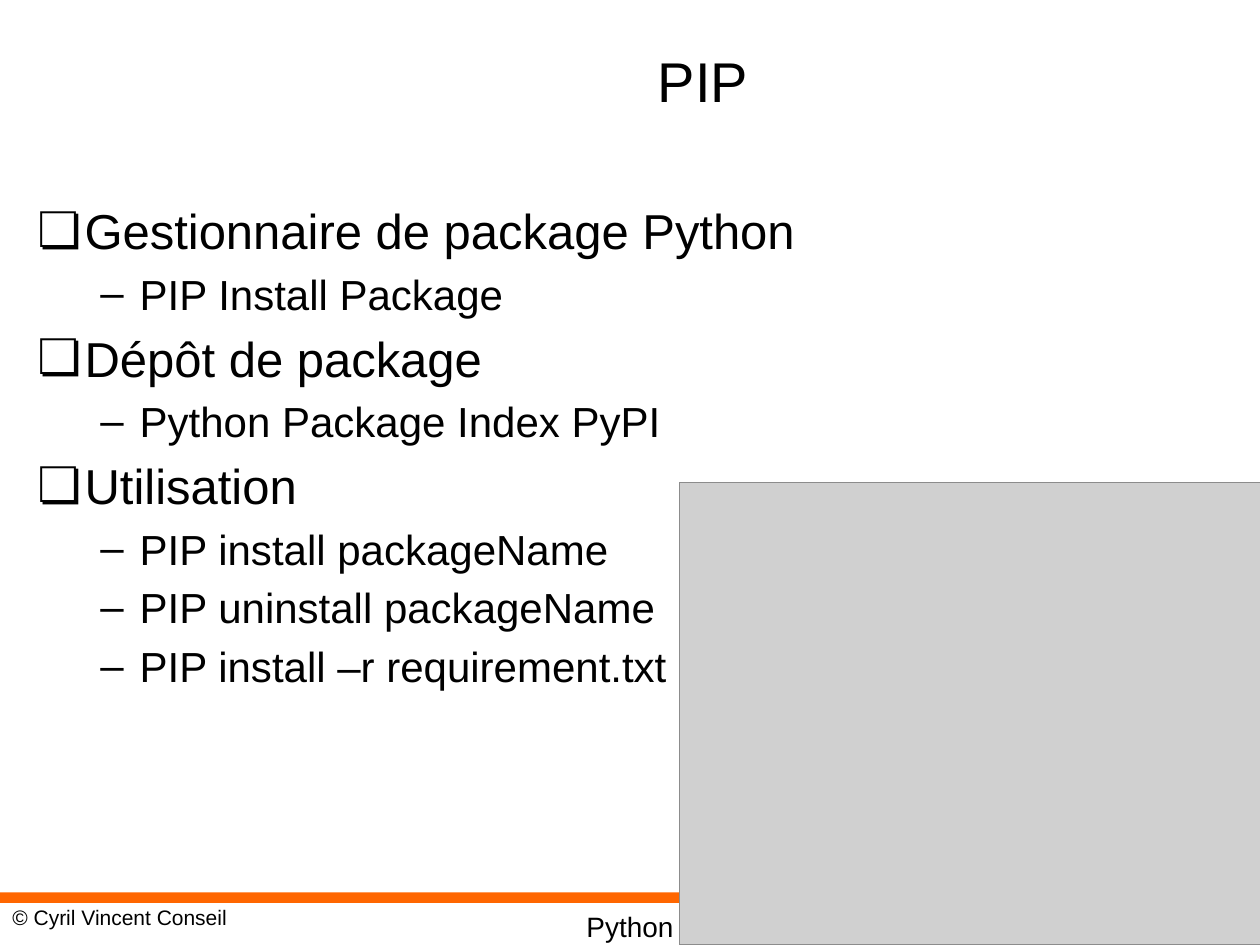
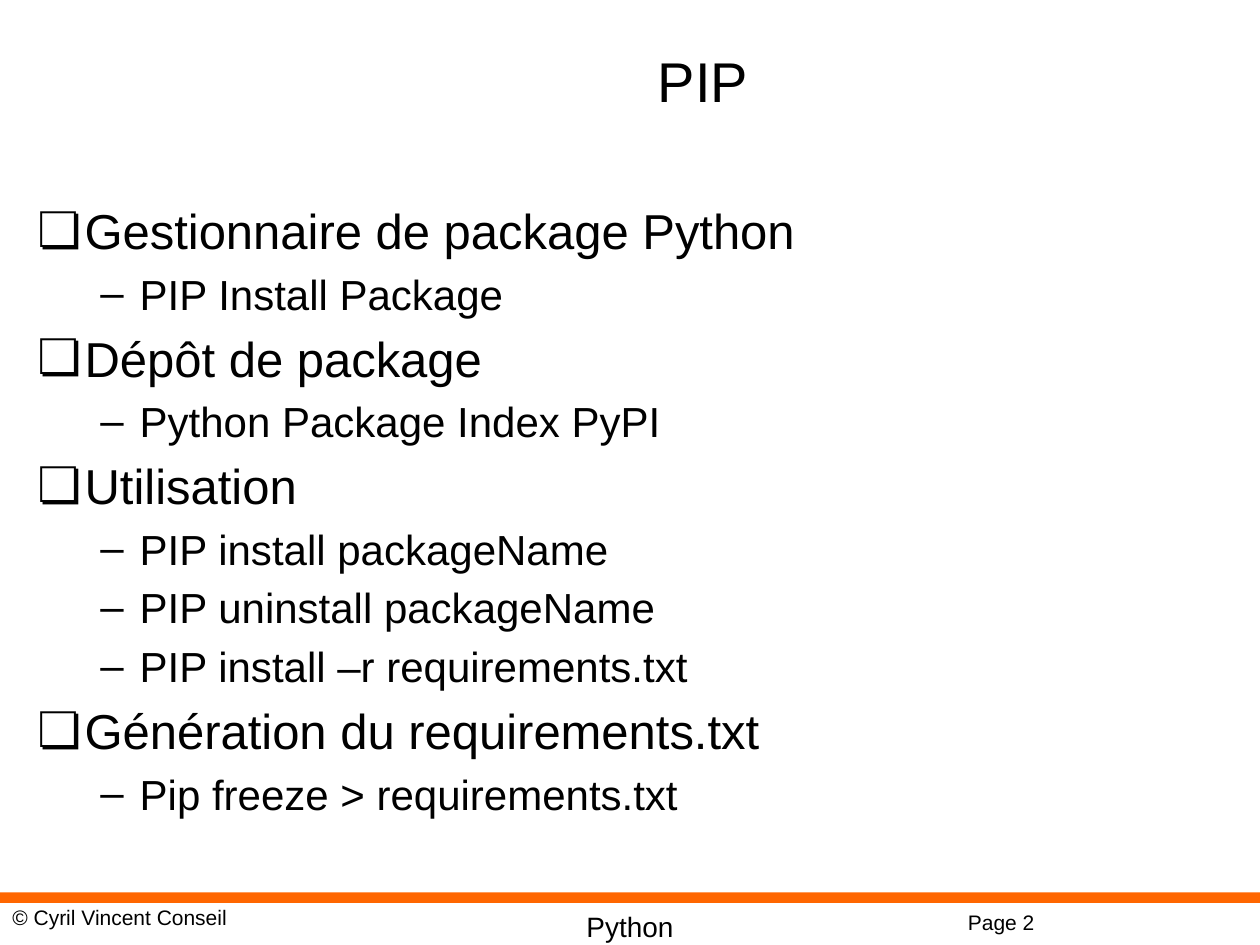
Before and after one commit to cyrilvincent/math, a slide deck: slide 2 of ppt/PythonMath04-PIP.pptx. Drawn at 1260x945 pixels with LibreOffice and Linux fonts; fonts in the diff are those of the drawing; grey boxes stand for pictures; background and template pictures are left out. Boxes give left, top, right and bottom in pixels: in the first picture for what was removed or moved away, otherwise in the second. Text is boxed around its words. In the diff, an @@ line names an element or a change of style, - is before the commit and + after.

```diff
--- a/ppt/PythonMath04-PIP.pptx
+++ b/ppt/PythonMath04-PIP.pptx
@@ picture removed at (679,483,1260,945) @@
@@ text at (85,651,759,818): text changed @@
-  – PIP install –r requirement.txt
+  – PIP install –r requirements.txt
+❏ Génération du requirements.txt
+  – Pip freeze > requirements.txt
@@ page number added at (968,915,1035,934), 12 pt, text #000000 @@
+Page 2
```
Also in this commit, not shown: 5 other files.
